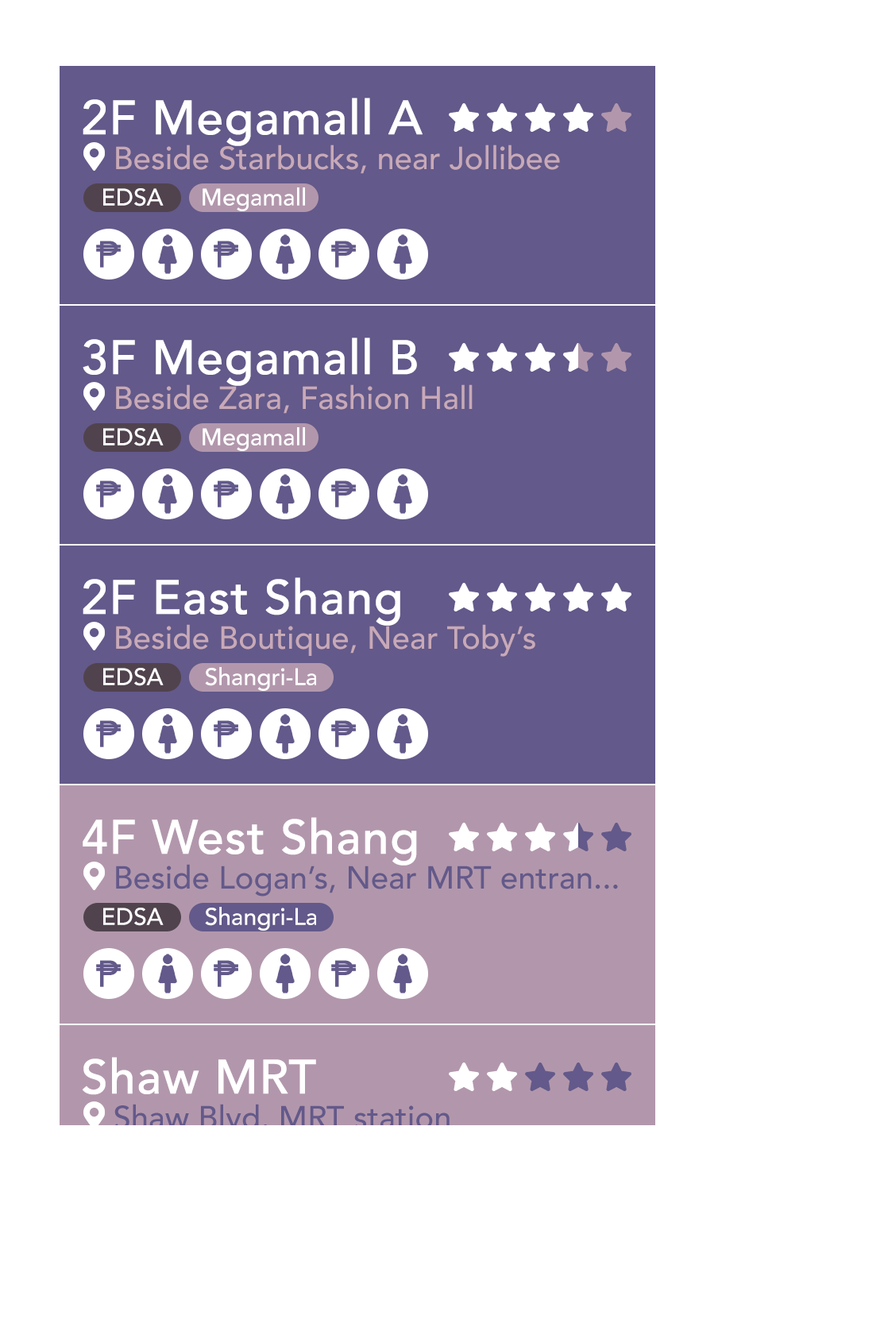
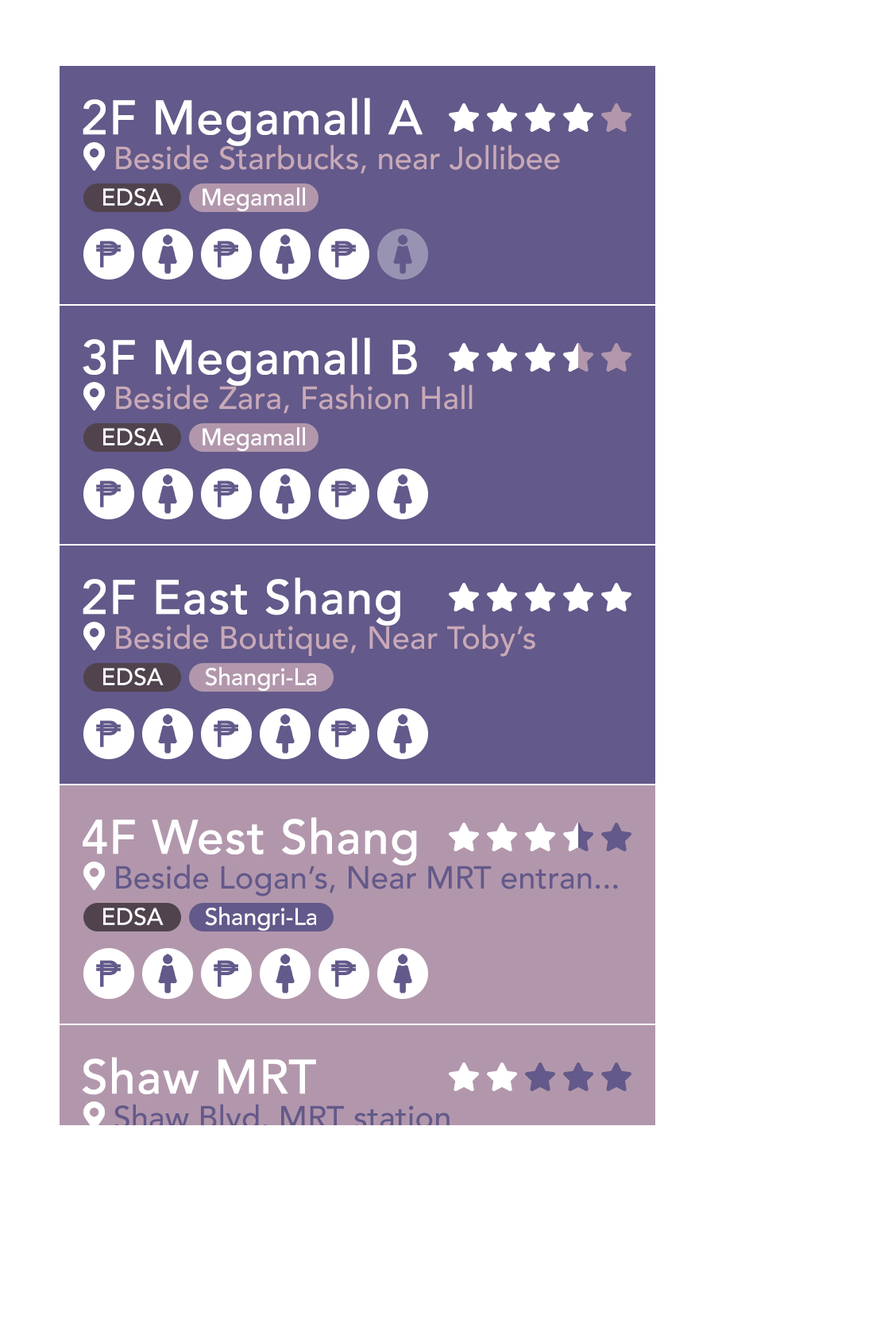
Before/after of a 888 x 1342 layered artwork. What changed in the layer stack:
"Layer 5" (13th of 15, in "Artboard 1" › "best available" › "1" › "attribs"): opacity 100% → 35% over [377, 228, 429, 280]
